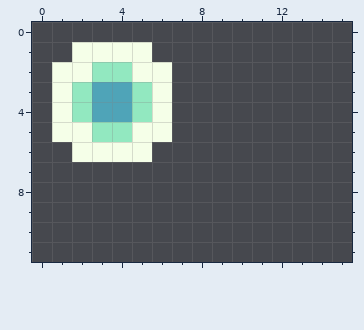
Edited in one commit: pixel-art file (Assets/projectiles.aseprite). Above: the version before the commit.
32x32 pixels, 1 frame. Shown: x 0..15, y 0..11.
New version:
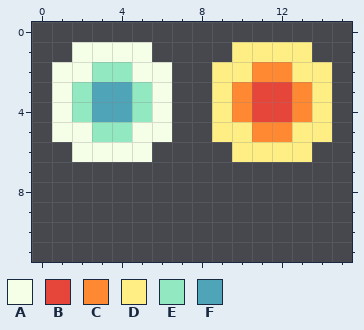
Palette (. is transparent): A #f5ffe8  B #e64539  C #ff8933  D #ffee83  E #92e8c0  F #4fa4b8
What changed:
y 1: x 10..13 .... -> DDDD
y 2: x 9..14 ...... -> DDCCDD
y 3..4: x 9..14 ...... -> DCBBCD
y 5: x 9..14 ...... -> DDCCDD
y 6: x 10..13 .... -> DDDD
Where, in picture pixels (left, top, right, bottom), the same in both pictures:
added: (212, 42, 332, 162)
